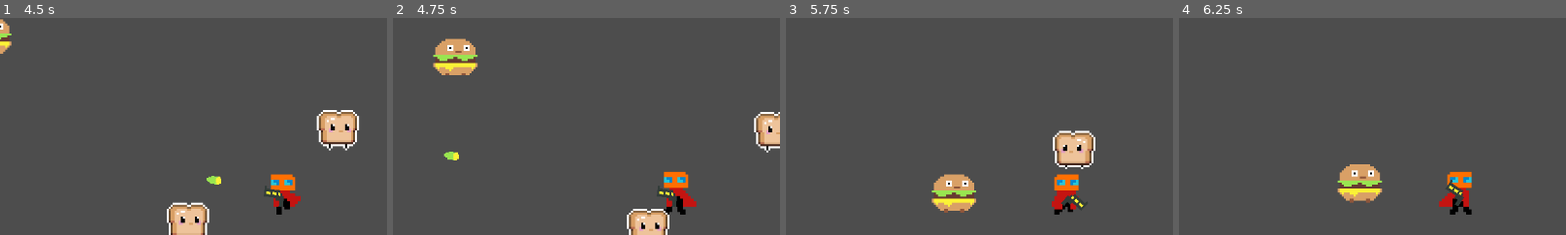
Above: before the commit, frames 1-4 (left to right).
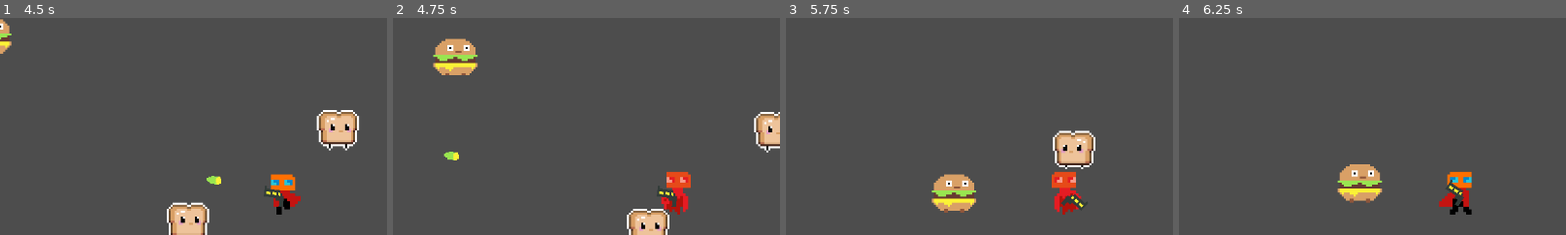
Above: after the commit, the same moments.

Repository: mendsergon/Kill-The-Food-Pyramid
Game: Godot game, scene res://Assets/Scenes/game.tscn
Same seed, same stepped clock (60 frames per second), same inputs: the game is played once before the commit and once after it.
Inputs (mouse positions are % of the whole screen's width and height, from its top left):
- Up to frame 1 (4.5 s): move the mouse to (72, 45) at 0.52 s; hold D (move_right) 0.53-1.28 s; tap Shift (dash) at 0.6, 2.85 s; move the mouse to (30, 55) at 1.27 s; hold S (move_down) 1.28-2.03 s; tap E (melee) at 1.35, 3.6 s; move the mouse to (60, 28) at 2.02 s; hold D (move_right) 2.03-2.78 s; click (60, 28) at 2.1 s; move the mouse to (45, 70) at 2.77 s; hold W (move_up) 2.78-3.53 s; move the mouse to (80, 65) at 3.52 s; hold A (move_left) from 3.53 s (still down); move the mouse to (20, 35) at 4.27 s; click (20, 35) at 4.35 s
- Up to frame 2 (4.75 s): keep holding A (move_left)
- Up to frame 3 (5.75 s): move the mouse to (55, 50) at 5.02 s; release A (move_left) at 5.03 s; hold S (move_down) from 5.03 s (still down); tap Shift (dash) at 5.1 s
- Up to frame 4 (6.25 s): move the mouse to (35, 25) at 5.77 s; release S (move_down) at 5.78 s; hold D (move_right) from 5.78 s (still down); tap E (melee) at 5.85 s
The pictures show only the part of the screen within x 14-64%, y 0-50%; the shares and areas given below are measured in that part.

Frame 1 is identical in both runs. In frame 2, 1.1% of the frame differs, in the area x 69-79%, y 70-91%; in frame 3, 1.0%; in frame 4, nothing differs.

Commit message:
Implemented hit animation

Diff:
--- a/Assets/Scenes/player.tscn
+++ b/Assets/Scenes/player.tscn
@@ -334,7 +334,7 @@
 [node name="AnimatedSprite2D" type="AnimatedSprite2D" parent="."]
 position = Vector2(0, -8)
 sprite_frames = SubResource("SpriteFrames_w3t24")
-animation = &"Death"
+animation = &"Hit"
 autoplay = "Idle"
 
 [node name="CollisionShape2D" type="CollisionShape2D" parent="."]
--- a/Assets/Scripts/player.gd
+++ b/Assets/Scripts/player.gd
@@ -48,6 +48,8 @@
 var attack_timer := 0.0                 # Attack duration countdown
 var current_attack_animation := ""      # Attack animation name
 var is_dead := false                    # True after death initiated
+var is_hit := false                     # True during hit animation
+var hit_timer := 0.0                    # Hit animation countdown
 
 ### --- COLLISION MASK STATE --- ###
 var original_collision_mask := 0        # Stores default collision mask
@@ -94,6 +96,12 @@
 			melee_area.visible = false
 			# Unlock look direction at end of attack
 			is_direction_locked = false
+
+	# Handle hit animation duration
+	if is_hit:
+		hit_timer -= delta
+		if hit_timer <= 0.0:
+			is_hit = false
 
 	### --- ACTION INITIATION --- ###
 	# Start dash if available
@@ -229,6 +237,8 @@
 func update_animations() -> void:
 	if is_dead:
 		animated_sprite_2d.play("Death")
+	elif is_hit:
+		animated_sprite_2d.play("Hit")
 	elif is_attacking and current_attack_animation != "":
 		animated_sprite_2d.play(current_attack_animation)
 	elif is_dashing:
@@ -247,6 +257,11 @@
 	is_invulnerable = true
 	invuln_timer = INVULN_DURATION        # Start invulnerability
 	print("Player took %d damage, %d HP remaining" % [amount, health])
+
+	# Trigger hit animation if not dead
+	if health > 0:
+		is_hit = true
+		hit_timer = 0.5                    # Duration of hit animation
 
 	# Check for death
 	if health <= 0:
